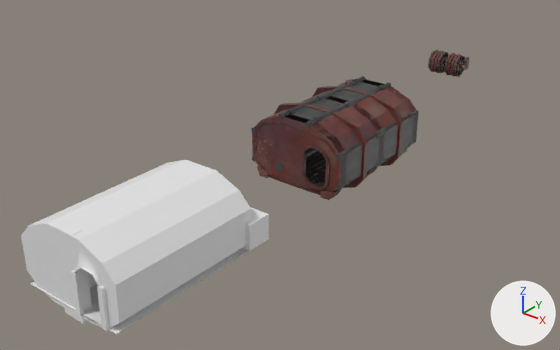
Renders of the Blender file Blender/engine_room.blend from each side of a commit.
Camera for both pictures: a camera (50 mm lens) standing at (23.2, -34.3, 18.9) and looking at (-2.4, -2.3, -1.0). Arrows for +X, +Y and +Z are at lower right; the lights stay in place. The picture after the commit comes second.
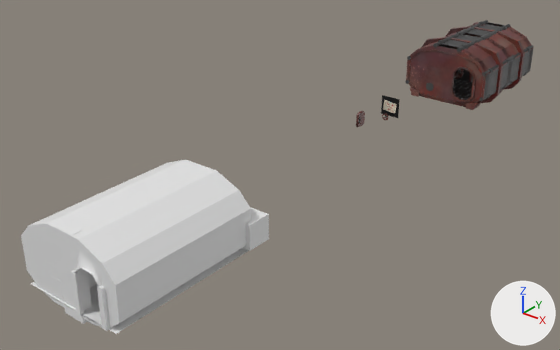
Edits to the bpy script that builds the scene:
```text
Change ob_cube_011:
    ob_cube_011.location: (0.0, 0.0, 0.0) -> (0.0, 17.0, 0.0)
```

Where the change shows, as pixel boxes (x1, y1, x2, y2) in the pictures (560 x 350 px):
'Cube.011', moved: before (251, 76, 419, 200); after (406, 20, 534, 110)
